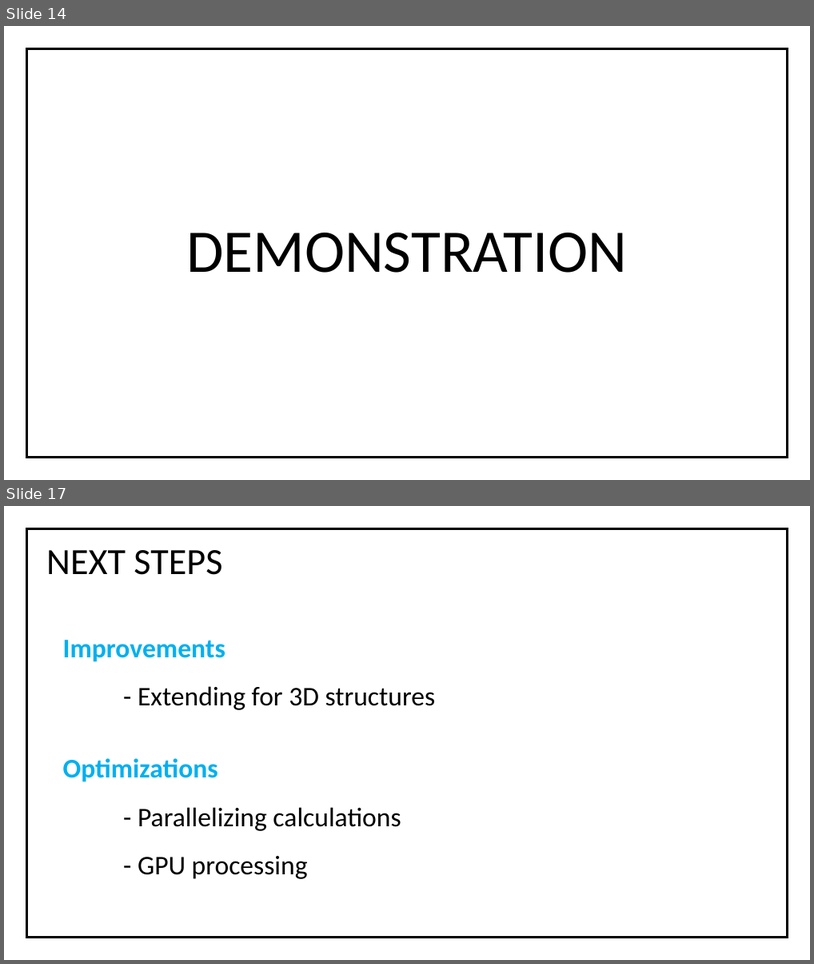
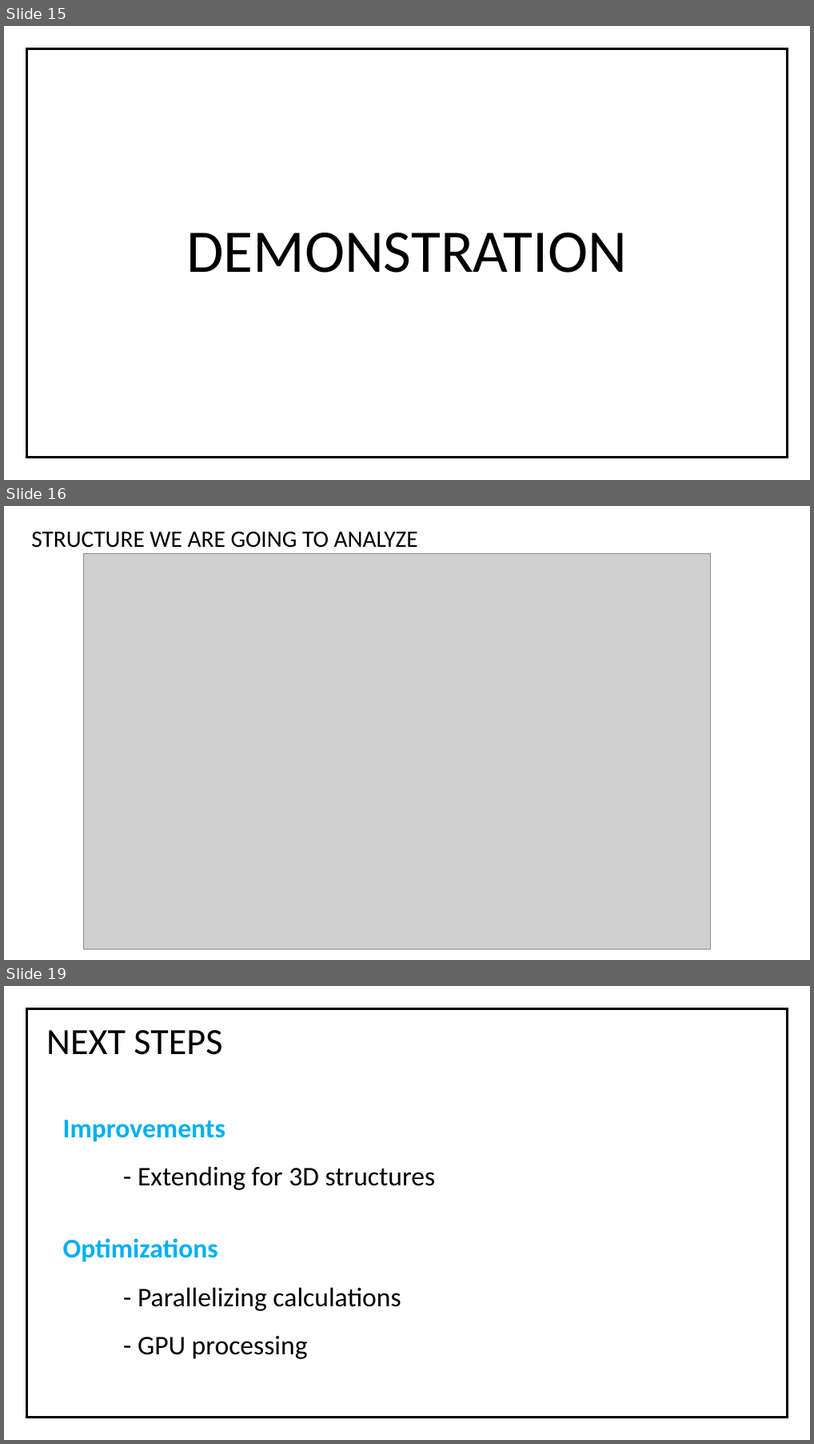
Before and after one commit to imsuneth/FEM, a slide deck: Documentations/Mid evaluation presentation/FINITE ELEMENT BASED STRUCTURAL ANALYSIS.pptx. Shown one above the other, each under a label of ours: slides 14 and 17 before the commit, slides 15, 16 and 19 after it; the slides between them are not shown. The pictures are 814x964 and 814x1444 pixels, drawn with LibreOffice and Linux fonts; fonts in the diff are those of the drawing; grey boxes stand for pictures. Boxes give left, top, right and bottom in pixels: in the first picture for what was removed or moved away, otherwise in the second. Text is boxed around its words. In the diff, an @@ line names an element or a change of style, - is before the commit and + after.

```diff
--- a/Documentations/Mid evaluation presentation/FINITE ELEMENT BASED STRUCTURAL ANALYSIS.pptx
+++ b/Documentations/Mid evaluation presentation/FINITE ELEMENT BASED STRUCTURAL ANALYSIS.pptx
@@ slide 16 added at bbox=[4, 506, 810, 960], background #FFFFFF @@
@@ text added at bbox=[31, 532, 418, 548], 28 pt, text #000000 @@
+STRUCTURE WE ARE GOING TO ANALYZE
@@ picture added at bbox=[84, 553, 711, 949] @@
@@ what was slide 14 is now slide 15 @@
@@ what was slide 17 is now slide 19 @@
```
Also in this commit, not shown: 3 slides changed, 1 other slide added, 4 other files.
